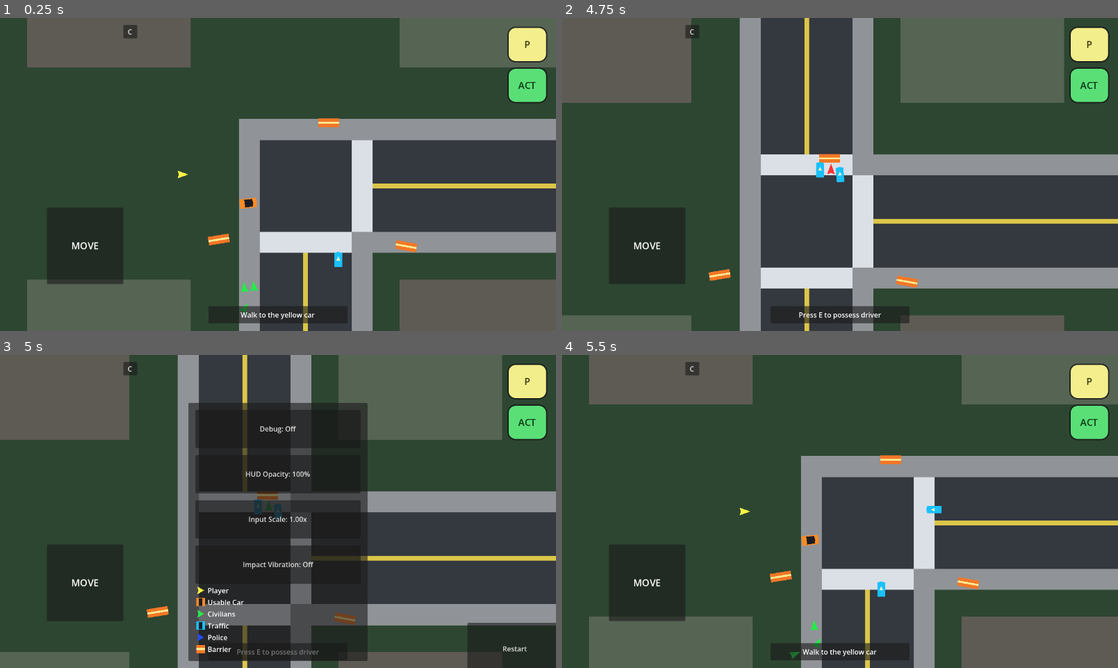
Above: before the commit, frames 1-4 (two rows, left to right).
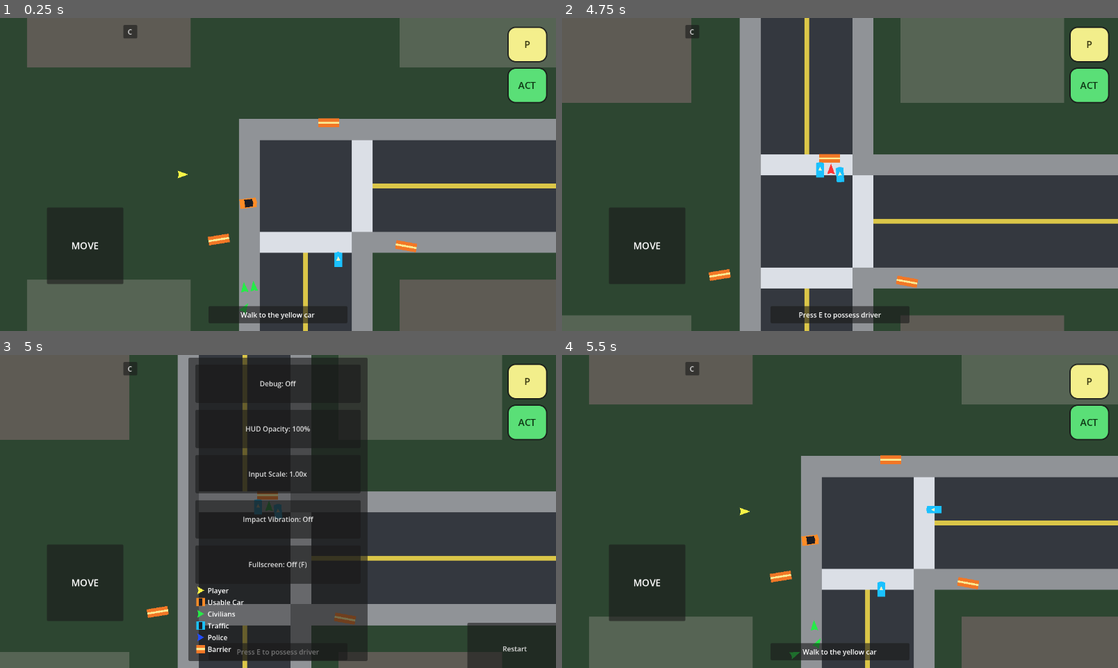
Above: after the commit, the same moments.

Repository: mjulstein/godot-gta
Game: Godot game, scene res://scenes/main/game.tscn
The game is run twice, just before and just after one commit, with the same random seed, the same clock (stepped at 60 frames per second) and the same inputs.
Inputs (mouse positions are in pixels of both pictures, inside the frame that each line leads up to):
- Up to frame 1 (0.25 s): no input
- Up to frame 2 (4.75 s): click "C" at 0.5 s; tap E (interact) at 1.25, 2.75, 4.25 s; move the mouse to (962, 158) at 1.27 s; hold D (move_right) 1.28-2 s; hold E (interact) 1.28-2 s; click (962, 158) at 1.42 s; drag from (728, 190) to (856, 174) at 2.02 s; move the mouse to (895, 105) at 2.77 s; hold D (move_right) 2.78-3.5 s; hold E (interact) 2.78-3.5 s; drag from (812, 237) to (673, 127) at 3.52 s; move the mouse to (1006, 221) at 4.27 s; hold A (move_left) from 4.28 s (still down); hold E (interact) from 4.28 s (still down)
- Up to frame 3 (5 s): keep holding A (move_left); keep holding E (interact); tap P (pause) at 4.9 s
- Up to frame 4 (5.5 s): release A (move_left) at 5 s; release E (interact) at 5 s; click "Restart" at 5 s

Frames 1-2 are identical in both runs. In frame 3, 4.9% of the frame differs, in the area x 33-67%, y 0-69%; in frame 4, nothing differs.

Commit message:
Add web browser play support

Diff:
--- a/project.godot
+++ b/project.godot
@@ -20,6 +20,7 @@
 window/size/viewport_width=1280
 window/size/viewport_height=720
 window/stretch/mode="viewport"
+window/stretch/aspect="keep"
 
 [input]
 
@@ -88,3 +89,8 @@
 "events": [Object(InputEventKey,"resource_local_to_scene":false,"resource_name":"","device":-1,"window_id":0,"alt_press …(192 unchanged characters)…
 ]
 }
+toggle_fullscreen={
+"deadzone": 0.2,
+"events": [Object(InputEventKey,"resource_local_to_scene":false,"resource_name":"","device":-1,"window_id":0,"alt_pressed":false,"shift_pressed":false,"ctrl_pressed":false,"meta_pressed":false,"pressed":false,"keycode":0,"physical_keycode":70,"key_label":0,"unicode":102,"location":0,"echo":false,"script":null)
+]
+}
--- a/scenes/ui/palette_overlay.tscn
+++ b/scenes/ui/palette_overlay.tscn
@@ -58,6 +58,11 @@
 unique_name_in_owner = true
 custom_minimum_size = Vector2(380, 88)
 text = "Impact Vibration: Off"
+
+[node name="FullscreenButton" type="Button" parent="Panel/Margin/Rows/Actions"]
+unique_name_in_owner = true
+custom_minimum_size = Vector2(380, 88)
+text = "Fullscreen: Off (F)"
 
 [node name="PlayerRow" type="HBoxContainer" parent="Panel/Margin/Rows"]
 
--- /dev/null
+++ b/scripts/core/fullscreen_support.gd
@@ -0,0 +1,22 @@
+class_name FullscreenSupport
+extends RefCounted
+
+static func can_toggle_fullscreen() -> bool:
+	if OS.has_feature("mobile"):
+		return false
+	return true
+
+static func is_fullscreen() -> bool:
+	var mode := DisplayServer.window_get_mode()
+	return mode == DisplayServer.WINDOW_MODE_FULLSCREEN or mode == DisplayServer.WINDOW_MODE_EXCLUSIVE_FULLSCREEN
+
+static func toggle_fullscreen() -> bool:
+	if not can_toggle_fullscreen():
+		return false
+	var target_mode := DisplayServer.WINDOW_MODE_WINDOWED if is_fullscreen() else DisplayServer.WINDOW_MODE_FULLSCREEN
+	DisplayServer.window_set_mode(target_mode)
+	return true
+
+static func get_button_label() -> String:
+	var state_label := "On" if is_fullscreen() else "Off"
+	return "Fullscreen: %s (F)" % state_label
--- a/scripts/ui/palette_overlay.gd
+++ b/scripts/ui/palette_overlay.gd
@@ -1,6 +1,8 @@
 extends Control
 
 signal impact_vibration_toggled(enabled: bool)
+
+const FullscreenSupport = preload("res://scripts/core/fullscreen_support.gd")
 
 @export var debug_overlay_path: NodePath
 @export var mobile_controls_hud_path: NodePath
@@ -11,9 +13,11 @@
 @onready var hud_opacity_button: Button = %HudOpacityButton
 @onready var input_scale_button: Button = %InputScaleButton
 @onready var impact_vibration_button: Button = %ImpactVibrationButton
+@onready var fullscreen_button: Button = %FullscreenButton
 @onready var restart_button: Button = %RestartButton
 
 var impact_vibration_enabled := false
+var cached_fullscreen_state := false
 
 func _ready() -> void:
 	process_mode = Node.PROCESS_MODE_WHEN_PAUSED
@@ -21,7 +25,15 @@
 	hud_opacity_button.pressed.connect(_on_hud_opacity_pressed)
 	input_scale_button.pressed.connect(_on_input_scale_pressed)
 	impact_vibration_button.pressed.connect(_on_impact_vibration_pressed)
+	fullscreen_button.pressed.connect(_on_fullscreen_pressed)
 	restart_button.pressed.connect(_on_restart_pressed)
+	_refresh_button_text()
+
+func _process(_delta: float) -> void:
+	var fullscreen_state := FullscreenSupport.is_fullscreen()
+	if fullscreen_state == cached_fullscreen_state:
+		return
+	cached_fullscreen_state = fullscreen_state
 	_refresh_button_text()
 
 func _on_toggle_debug_pressed() -> void:
@@ -42,6 +54,9 @@
 func _on_impact_vibration_pressed() -> void:
 	set_impact_vibration_enabled(not impact_vibration_enabled)
 
+func _on_fullscreen_pressed() -> void:
+	toggle_fullscreen()
+
 func set_impact_vibration_enabled(enabled: bool) -> void:
 	if impact_vibration_enabled == enabled:
 		_refresh_button_text()
@@ -52,6 +67,15 @@
 
 func is_impact_vibration_enabled() -> bool:
 	return impact_vibration_enabled
+
+func refresh_fullscreen_state() -> void:
+	cached_fullscreen_state = FullscreenSupport.is_fullscreen()
+	_refresh_button_text()
+
+func toggle_fullscreen() -> void:
+	if not FullscreenSupport.toggle_fullscreen():
+		return
+	refresh_fullscreen_state()
 
 func _on_restart_pressed() -> void:
 	get_tree().paused = false
@@ -72,3 +96,5 @@
 		input_scale_label = mobile_controls_hud.get_input_surface_scale_label()
 	input_scale_button.text = input_scale_label
 	impact_vibration_button.text = "Impact Vibration: On" if impact_vibration_enabled else "Impact Vibration: Off"
+	fullscreen_button.visible = FullscreenSupport.can_toggle_fullscreen()
+	fullscreen_button.text = FullscreenSupport.get_button_label()
--- a/scripts/ui/pause_controller.gd
+++ b/scripts/ui/pause_controller.gd
@@ -1,6 +1,8 @@
 extends Node
 
 signal pause_toggled(is_paused: bool)
+
+const FullscreenSupport = preload("res://scripts/core/fullscreen_support.gd")
 
 @export var overlay_path: NodePath
 
@@ -11,6 +13,9 @@
 	_sync_overlay()
 
 func _input(event: InputEvent) -> void:
+	if event.is_action_pressed("toggle_fullscreen"):
+		_handle_fullscreen_toggle(event)
+		return
 	if not event.is_action_pressed("pause"):
 		return
 	get_viewport().set_input_as_handled()
@@ -21,3 +26,14 @@
 func _sync_overlay() -> void:
 	if overlay != null:
 		overlay.visible = get_tree().paused
+		if overlay.has_method("refresh_fullscreen_state"):
+			overlay.refresh_fullscreen_state()
+
+func _handle_fullscreen_toggle(event: InputEvent) -> void:
+	if not get_tree().paused:
+		return
+	if not FullscreenSupport.can_toggle_fullscreen():
+		return
+	get_viewport().set_input_as_handled()
+	if overlay != null and overlay.has_method("toggle_fullscreen"):
+		overlay.toggle_fullscreen()
Not shown, changed: export_presets.cfg
Not shown, added: scripts/core/fullscreen_support.gd.uid
Not shown, changed: .gitignore
Not shown, changed: README.md
Not shown, added: publish_web_docs.sh
Not shown, changed: specs/003-web-browser-play/tasks.md
Not shown, changed: tests/manual/README.md
Not shown, added: tests/manual/web_browser_play.md
